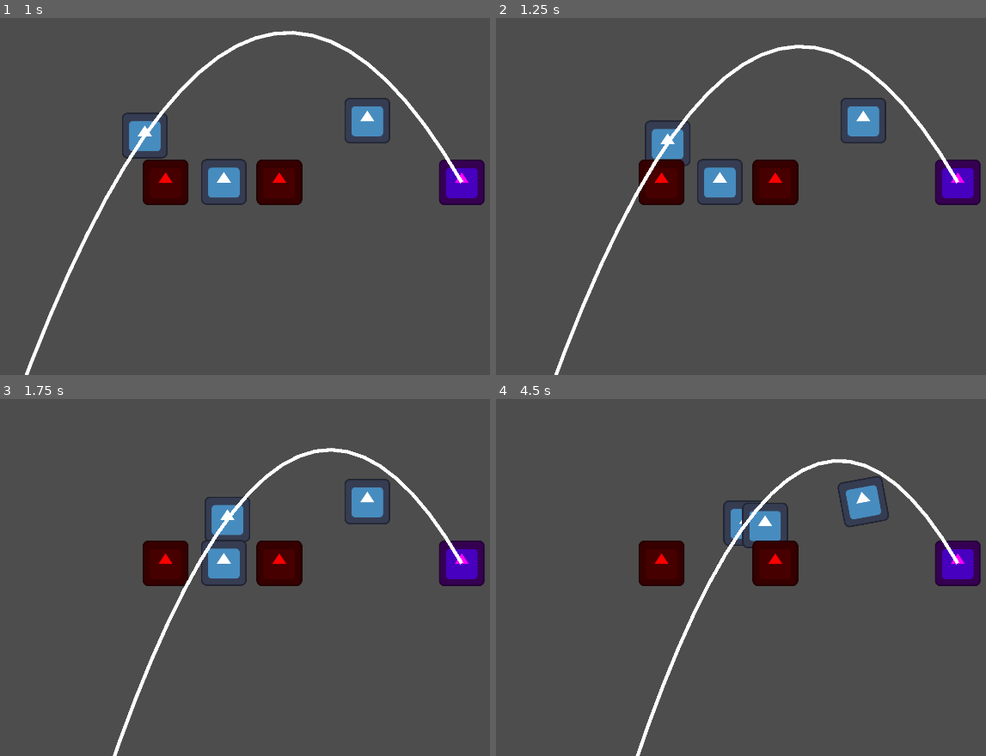
Above: before the commit, frames 1-4 (two rows, left to right).
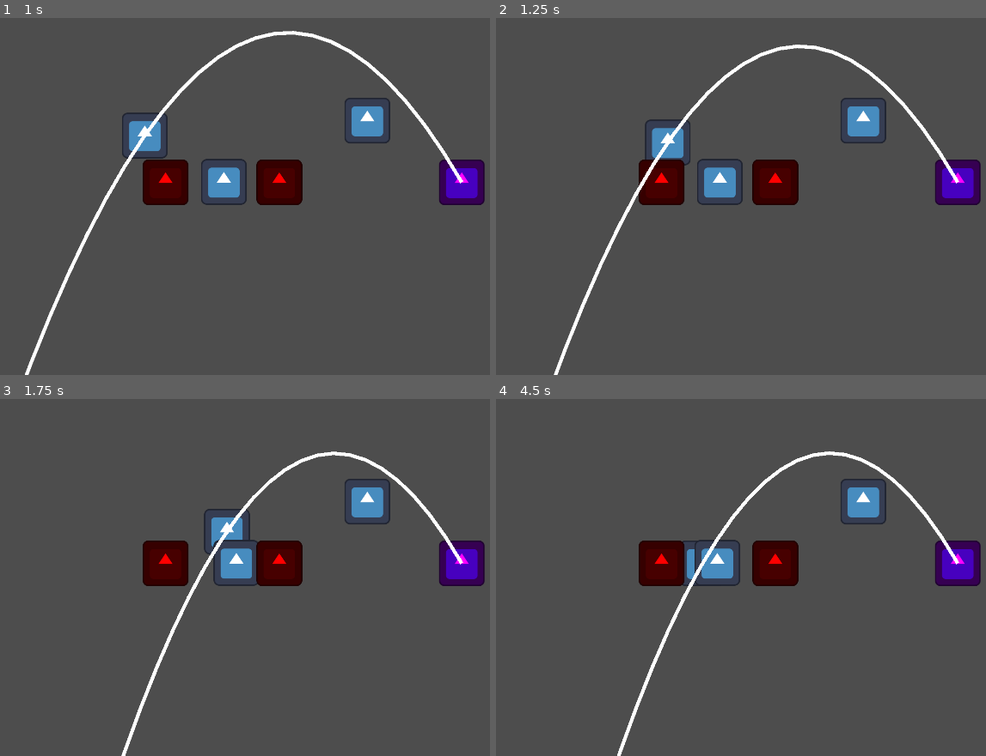
Above: after the commit, the same moments.

Repository: codenergy-dev/maricagamesjam2025_codenergy
Game: Godot game, scene res://scenes/game.tscn
Two runs of this game, one before a commit and one after it. Both use one fixed random seed, a clock stepped at 60 frames per second and the inputs below. The engine's default icon, where the game draws it, is replaced by a stand-in: a white triangle on a blue panel in a dark square.
Inputs:
- Up to frame 1 (1 s): tap Enter (ui_accept) at 0.5, 0.77 s; hold Right (ui_right) from 0.53 s (still down)
- Up to frame 2 (1.25 s): keep holding Right (ui_right)
- Up to frame 3 (1.75 s): keep holding Right (ui_right); tap Enter (ui_accept) at 1.52 s
- Up to frame 4 (4.5 s): release Right (ui_right) at 2.03 s; hold Left (ui_left) 2.03-2.78 s; hold Right (ui_right) 2.78-4.28 s; tap Enter (ui_accept) at 3.02, 3.77 s; hold Left (ui_left) from 4.28 s (still down)

Frame 1 is identical in both runs. In frame 2, 0.5% of the frame differs, in the area x 11-88%, y 7-100%; in frame 3, 2.9%; in frame 4, 3.8%, in the area x 24-93%, y 14-100%.

Commit message:
Improve player knockback

Diff:
--- a/godot/scenes/player.tscn
+++ b/godot/scenes/player.tscn
@@ -7,6 +7,9 @@
 
 [sub_resource type="CircleShape2D" id="CircleShape2D_dqkch"]
 radius = 63.0
+
+[sub_resource type="CircleShape2D" id="CircleShape2D_qlg0r"]
+radius = 71.007
 
 [node name="Player" type="CharacterBody2D" groups=["player"]]
 collision_layer = 2
@@ -19,11 +22,18 @@
 [node name="CollisionShape2D" type="CollisionShape2D" parent="."]
 shape = SubResource("CircleShape2D_dqkch")
 
-[node name="Knockback" type="Node2D" parent="."]
-script = ExtResource("3_qhqgy")
-
 [node name="Flash" type="Node2D" parent="." node_paths=PackedStringArray("target_node")]
 script = ExtResource("4_dqkch")
 target_node = NodePath("../Sprite2D")
 flash_color = Color(1, 0, 0, 1)
 flash_frequency = 4.0
+
+[node name="Knockback" type="Area2D" parent="."]
+collision_layer = 2
+collision_mask = 41
+script = ExtResource("3_qhqgy")
+
+[node name="CollisionShape2D" type="CollisionShape2D" parent="Knockback"]
+shape = SubResource("CircleShape2D_qlg0r")
+
+[connection signal="body_entered" from="Knockback" to="." method="_on_knockback_body_entered"]
--- a/godot/scripts/player.gd
+++ b/godot/scripts/player.gd
@@ -33,13 +33,15 @@
 
 	move_and_slide()
 
-	for i in range(get_slide_collision_count()):
-		var collision = get_slide_collision(i)
-		var collider = collision.get_collider()
+func _on_knockback_body_entered(body: Node2D) -> void:
+	if body.is_in_group("knockback"):
+		# Não temos mais a "normal da colisão" de move_and_slide.
+		# A melhor maneira de obter a direção do knockback é a partir da direção do projétil
+		# ou da posição relativa entre o player e o projétil.
 
-		# Se colidimos com algo do grupo "knockback"...
-		if collider and collider.is_in_group("knockback"):
-			# ...dizemos ao nosso componente para aplicar um novo knockback.
-			# O Player não sabe COMO o knockback funciona, ele apenas o aciona.
-			knockback.apply_knockback(collision.get_normal())
-			flash.start_flash()
+		# Opção Robusta: Calcular a normal baseada na posição
+		var knockback_direction = (global_position - body.global_position).normalized()
+
+		# Dizemos ao nosso componente para aplicar o knockback.
+		knockback.apply_knockback(knockback_direction)
+		flash.start_flash()
Not shown: 1 places in godot/scenes/player.tscn that only renumber resources
